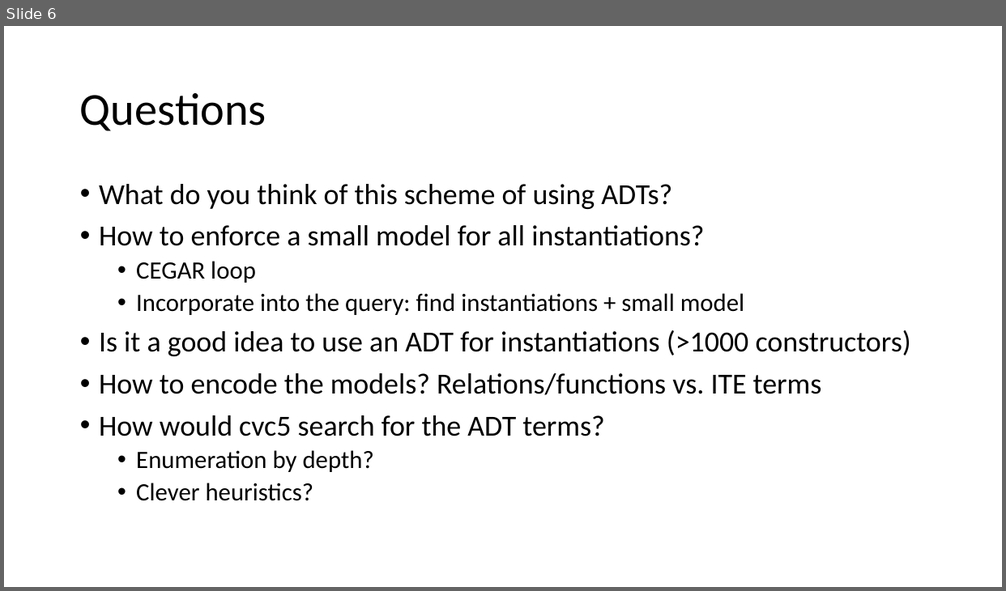
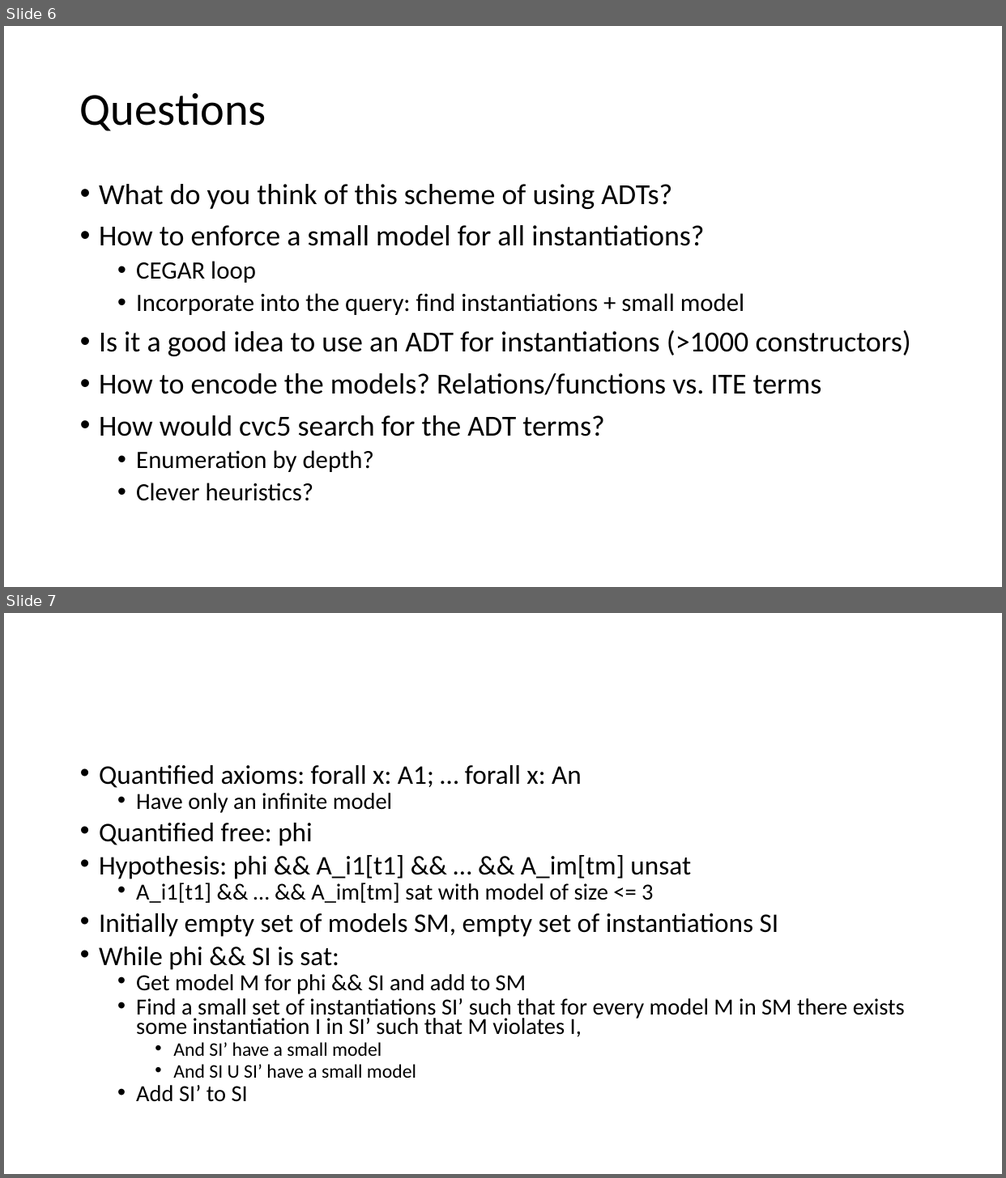
Before and after one commit to neta-elad/qifac, a slide deck: slides/ideas-Dec22.pptx. Shown one above the other, each under a label of ours: slide 6 before the commit, slides 6 and 7 after it. The pictures are 1006x591 and 1006x1178 pixels, drawn with LibreOffice and Linux fonts; fonts in the diff are those of the drawing. Boxes give left, top, right and bottom in pixels: in the first picture for what was removed or moved away, otherwise in the second. Text is boxed around its words. In the diff, an @@ line names an element or a change of style, - is before the commit and + after.

```diff
--- a/slides/ideas-Dec22.pptx
+++ b/slides/ideas-Dec22.pptx
@@ slide 7 added at <box>4,613,1002,1174</box>, background #FFFFFF @@
@@ text added at <box>99,765,905,1102</box>, 22.2 pt, text #000000 @@
+• Quantified axioms: forall x: A1; … forall x: An
+  • Have only an infinite model
+• Quantified free: phi
+• Hypothesis: phi && A_i1[t1] && … && A_im[tm] unsat
+  • A_i1[t1] && … && A_im[tm] sat with model of size <= 3
+• Initially empty set of models SM, empty set of instantiations SI
+• While phi && SI is sat:
+  • Get model M for phi && SI and add to SM
+  • Find a small set of instantiations SI’ such that for every model M in SM there exists some instantiation I in SI’ such that M violates I,
+    • And SI’ have a small model
+    • And SI U SI’ have a small model
+  • Add SI’ to SI
```
Also in this commit, not shown: 4 other files.
